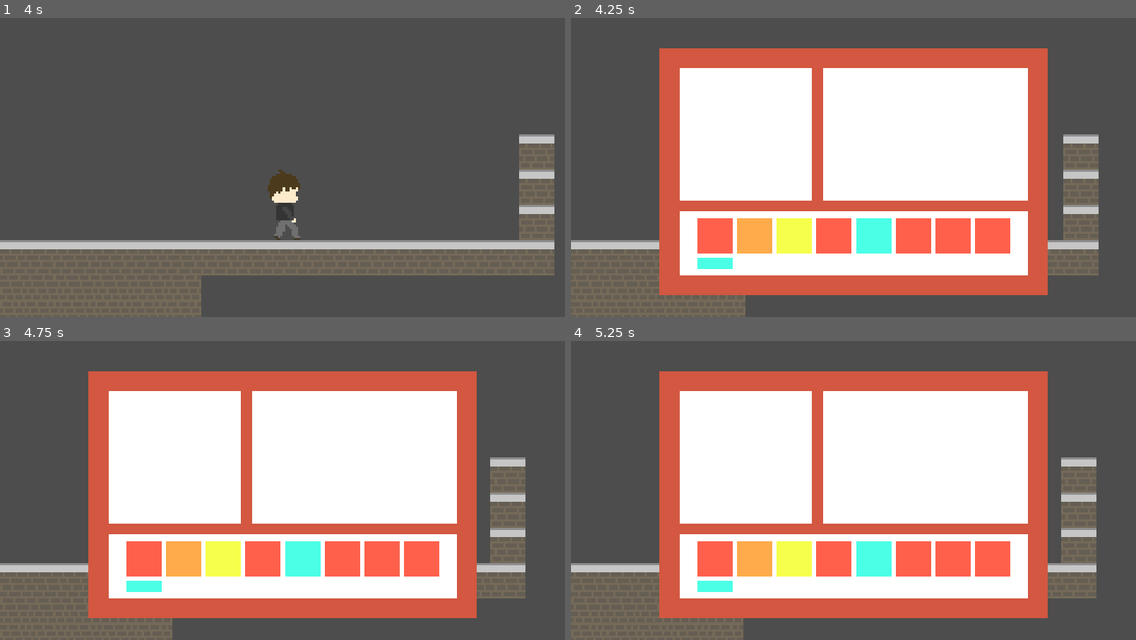
Above: before the commit, frames 1-4 (two rows, left to right).
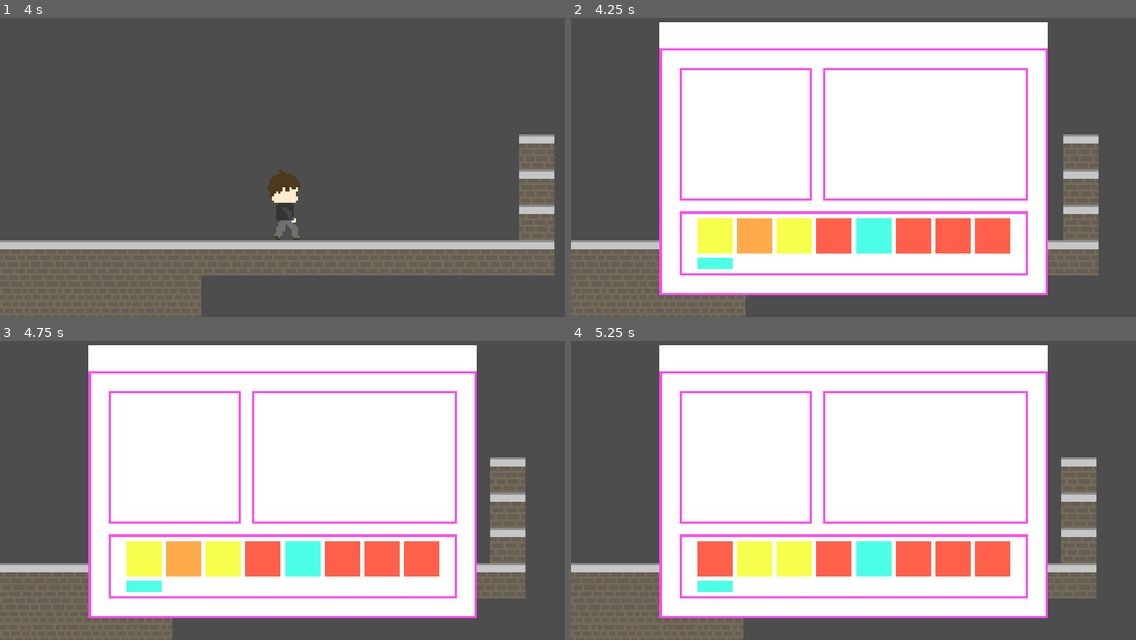
Above: after the commit, the same moments.

Repository: Jakeboiegg/railway
Game: Godot game, scene res://game.tscn
Same seed, same stepped clock (60 frames per second), same inputs: the game is played once before the commit and once after it.
Inputs (mouse positions are in pixels of both pictures, inside the frame that each line leads up to):
- Up to frame 1 (4 s): tap Enter (ui_accept) at 0.5, 0.77, 1.52, 3.02, 3.77 s; move the mouse to (406, 143) at 0.52 s; hold Right (move_right) 0.53-2.03 s; move the mouse to (169, 173) at 1.27 s; move the mouse to (339, 89) at 2.02 s; hold Left (move_left) 2.03-2.78 s; move the mouse to (254, 221) at 2.77 s; hold Right (move_right) from 2.78 s (still down); move the mouse to (452, 206) at 3.52 s
- Up to frame 2 (4.25 s): keep holding Right (move_right); tap Q (toggle_inventory) at 4.15 s
- Up to frame 3 (4.75 s): release Right (move_right) at 4.25 s; click (141, 559) at 4.27 s
- Up to frame 4 (5.25 s): click (751, 559) at 5.02 s

Frame 1 is identical in both runs. In frame 2, 26% of the frame differs, in the area x 15-85%, y 1-93%; in frame 3, 26%; in frame 4, 26%.

Commit message:
working selector highlight thingy

Diff:
--- a/game.tscn
+++ b/game.tscn
@@ -1,8 +1,10 @@
-[gd_scene load_steps=6 format=4 uid="uid://cu5c3rpbhxv3m"]
+[gd_scene load_steps=8 format=4 uid="uid://cu5c3rpbhxv3m"]
 
 [ext_resource type="Texture2D" uid="uid://bst5gu3yycf0x" path="res://assets/tilemap.png" id="3_4v3kr"]
 [ext_resource type="PackedScene" uid="uid://cjde54bf56ld7" path="res://scenes/boy.tscn" id="3_5vdj6"]
 [ext_resource type="Script" path="res://suitcase.gd" id="3_ei05f"]
+[ext_resource type="Texture2D" uid="uid://62xjjmlbwm74" path="res://assets/suitcase/suitcase.png" id="4_ylduw"]
+[ext_resource type="Texture2D" uid="uid://bbhuspukxg7do" path="res://assets/16x16_test_images/yellow.png" id="5_nl4r2"]
 
 [sub_resource type="TileSetAtlasSource" id="TileSetAtlasSource_jd0k0"]
 texture = ExtResource("3_4v3kr")
@@ -169,14 +171,15 @@
 metadata/_edit_lock_ = true
 
 [node name="suitcase_background" type="ColorRect" parent="UI/suitcase/suitcase_texture_ref"]
+visible = false
 layout_mode = 0
 offset_top = 12.0
 offset_right = 176.0
 offset_bottom = 124.0
 color = Color(0.828428, 0.343386, 0.255548, 1)
-metadata/_edit_lock_ = true
 
 [node name="item_image" type="ColorRect" parent="UI/suitcase/suitcase_texture_ref"]
+visible = false
 layout_mode = 0
 offset_left = 9.0
 offset_top = 21.0
@@ -184,6 +187,7 @@
 offset_bottom = 81.0
 
 [node name="item_desc" type="ColorRect" parent="UI/suitcase/suitcase_texture_ref"]
+visible = false
 layout_mode = 0
 offset_left = 74.0
 offset_top = 21.0
@@ -191,11 +195,16 @@
 offset_bottom = 81.0
 
 [node name="items" type="ColorRect" parent="UI/suitcase/suitcase_texture_ref"]
+visible = false
 layout_mode = 0
 offset_left = 9.0
 offset_top = 86.0
 offset_right = 167.0
 offset_bottom = 115.0
+
+[node name="suitcase_background2" type="Sprite2D" parent="UI/suitcase/suitcase_texture_ref"]
+texture = ExtResource("4_ylduw")
+centered = false
 
 [node name="items_view" type="ScrollContainer" parent="UI/suitcase"]
 offset_left = 57.0
@@ -209,3 +218,10 @@
 theme_override_constants/h_separation = 2
 theme_override_constants/v_separation = 2
 columns = 8
+
+[node name="select_indicator" type="TextureRect" parent="UI/suitcase"]
+offset_left = 4.0
+offset_top = 75.0
+offset_right = 20.0
+offset_bottom = 91.0
+texture = ExtResource("5_nl4r2")
--- a/suitcase.gd
+++ b/suitcase.gd
@@ -1,12 +1,15 @@
 extends Node
 
 # nodes here
-@onready var suitcase_ui: ReferenceRect = $suitcase_texture_ref
+@onready var suitcase_background: ReferenceRect = $suitcase_texture_ref
+@onready var items_view: ScrollContainer = $items_view
 @onready var grid_container: GridContainer = $items_view/GridContainer
 @onready var scroll_container: ScrollContainer = $items_view
+@onready var highlight_node: TextureRect = $select_indicator
 
 # init variables here
 var inventory = false
+var selected_index = 0
 
 var all_items = {
   "red" : {
@@ -68,27 +71,60 @@
     if item not in all_items.keys():
       print("'%s' not found in all_items" % item)
     else:
-      var image = TextureRect.new()
-      image.texture = all_items[item]["small_img"]
+      var image = TextureButton.new()
+      image.texture_normal = all_items[item]["small_img"]
+      image.texture_hover = all_items[item]["small_img"]
+      image.texture_pressed = all_items[item]["small_img"]
+      image.texture_disabled = all_items[item]["small_img"]
+      image.visible = true
+      image.disabled = false
+      grid_container.add_child(image)
 
-      grid_container.add_child(image)
+  for i in range(grid_container.get_child_count()):
+    var child = grid_container.get_child(i)
+    child.pressed.connect(Callable(self, "_on_item_pressed").bind(i))
 
 func clear_children_in_grid_node() -> void:
   for child in grid_container.get_children():
     child.queue_free()
 
+func suitcase_ui_visibility(visibility : bool) -> void:
+  suitcase_background.visible = visibility
+  grid_container.visible = visibility
+  highlight_node.visible = visibility
+
+
+
 func _ready() -> void:
-  suitcase_ui.visible = false
+  suitcase_ui_visibility(false)
+
+  # bring selector to first item
+  highlight_node.global_position = Vector2(
+    grid_container.global_position.x,
+    grid_container.global_position.y,
+  )
 
   # make ugly scrollbar disappear
   scroll_container.get_v_scroll_bar().modulate.a = 0
 
+func _on_item_pressed(index):
+    selected_index = index
+    var selected_item = grid_container.get_child(index)
+    var selected_item_x = selected_item.global_position.x
+    var selected_item_y = selected_item.global_position.y
+
+    highlight_node.global_position = Vector2(
+      selected_item_x  ,
+      selected_item_y
+    )
+
+
 func _process(_delta: float) -> void:
   if (inventory == false) and (Input.is_action_just_pressed("toggle_inventory")):
     add_children_to_grid_node()
-    suitcase_ui.visible = true
+    suitcase_ui_visibility(true)
     inventory = true
   elif (inventory == true) and (Input.is_action_just_pressed("toggle_inventory")):
     clear_children_in_grid_node()
-    suitcase_ui.visible = false
+    suitcase_ui_visibility(false)
     inventory = false
